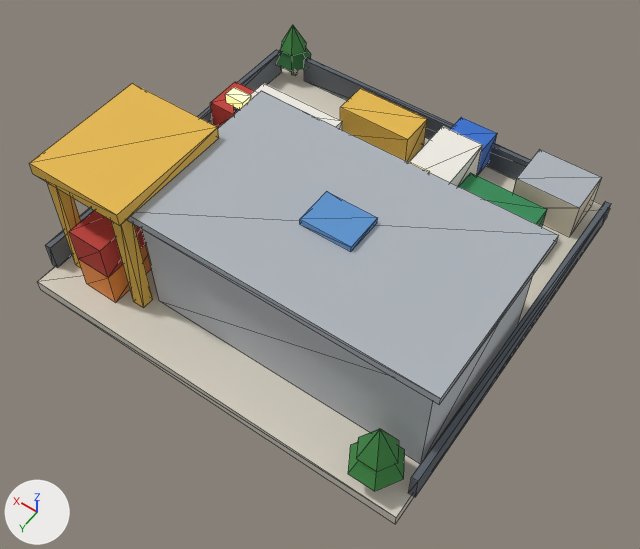
What one commit did to the glTF model public/models/33.glb.
Rendered twice from a 50 mm camera at (-0.751, 1.105, 1.622) aimed at (-0.05, 0.124, 0.08). Every picture has the same lights, and +X, +Y and +Z are marked at lower left. The first picture is the older version. Mesh edges are drawn as thin lines. Vertices at exactly the same position are counted once.

The older version as bpy lines, for what is in view:
```python
me_b33 = bpy.data.meshes.new('b33')
me_b33.from_pydata(...)  # 378 vertices, 438 faces; spans x -0.488..0.493, y -0.485..0.482, z 0.0..0.36
me_b33.materials.append(mat_paving)
me_b33.materials.append(mat_wall_grey)
me_b33.materials.append(mat_roof_flat)
me_b33.materials.append(mat_slab)
me_b33.materials.append(mat_wall_yellow)
me_b33.materials.append(mat_glow_window)
me_b33.materials.append(mat_glass_dark)
me_b33.materials.append(mat_glass_blue)
me_b33.materials.append(mat_wall_beige)
me_b33.materials.append(mat_roof_dark)
me_b33.materials.append(mat_wall_blue)
me_b33.materials.append(mat_sign_orange)
me_b33.materials.append(mat_wall_red)
me_b33.materials.append(mat_wall_green)
me_b33.materials.append(mat_metal_dark)
me_b33.materials.append(mat_white)
me_b33.materials.append(mat_sign_blue)
me_b33.materials.append(mat_black)
me_b33.materials.append(mat_wall_cream)
me_b33.materials.append(mat_lamp_pole)
me_b33.materials.append(mat_glow_lamp)
me_b33.materials.append(mat_trunk)
me_b33.materials.append(mat_tree_green)
me_b33.materials.append(mat_tree_dark)
ob_b33 = bpy.data.objects.new('b33', me_b33)
ob_b33.location = (0.0, 0.0, 0.0)
```
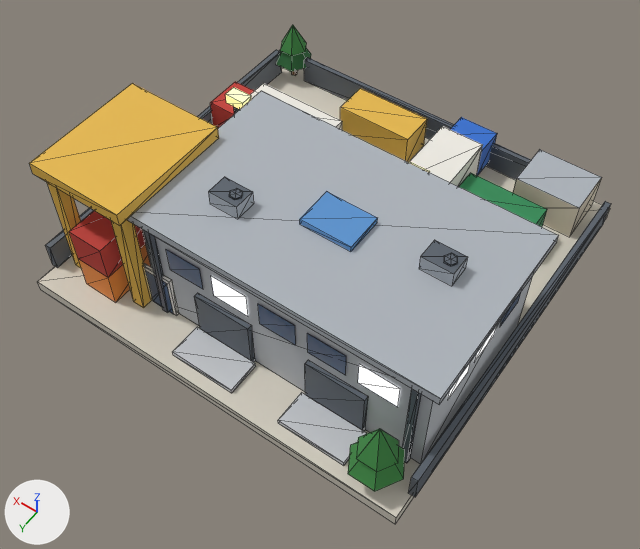
Location of each change, [x1, y1, x2, y2] in pixels of the pictures (640 x 549 px):
part 1 of me_b33, added: after [305, 360, 368, 431]
part 2 of me_b33, added: after [194, 293, 255, 362]
part 3 of me_b33, added: after [403, 389, 421, 463]
part 4 of me_b33, added: after [144, 230, 169, 313]
part 5 of me_b33, added: after [419, 240, 467, 286]
part 6 of me_b33, added: after [208, 177, 254, 219]
part 7 of me_b33, added: after [278, 392, 367, 466]
part 8 of me_b33, added: after [173, 327, 256, 393]
part 9 of me_b33, added: after [143, 264, 179, 316]
part 10 of me_b33, added: after [146, 188, 521, 407]

Patch to the scene script:
```diff
--- a/public/models/33.glb.py
+++ b/public/models/33.glb.py
@@ mat_concrete @@
+mat_concrete = bpy.data.materials.new('concrete')
+# nodes: BsdfPrincipled, Mix, OutputMaterial, VertexColor
+# colours: light grey #c9ccd0, mixed with the vertex colours
@@ mat_metal @@
+mat_metal = bpy.data.materials.new('metal')
+# nodes: BsdfPrincipled, Mix, OutputMaterial, VertexColor
+# colours: grey #a9b0b8, mixed with the vertex colours
@@ me_b33 @@
-me_b33.from_pydata(...)  # 378 vertices, 438 faces; spans x -0.488..0.493, y -0.485..0.482, z 0.0..0.36
+me_b33.from_pydata(...)  # 532 vertices, 598 faces; spans x -0.488..0.493, y -0.485..0.482, z 0.0..0.369
+# me_b33 part 1: the loose piece of 8 vertices spanning x -0.405..-0.275, y -0.052..-0.038, z 0.03..0.17 is copied, and the copy is scaled about its middle by (1.08, 0.8, 0.929), then moved by (0.08, 0.41, -0.005), in mat_metal_dark; it spans x -0.33..-0.19, y 0.359..0.371, z 0.03..0.16
+# me_b33 part 2: the loose piece of 8 vertices spanning x -0.48..0.48, y -0.48..0.48, z 0.0..0.03 is copied, and the copy is scaled about its middle by (0.146, 0.0125, 4.33), then moved by (0.02, 0.365, 0.08), in mat_metal_dark; it spans x -0.05..0.09, y 0.359..0.371, z 0.03..0.16
+# me_b33 part 3: the loose piece of 8 vertices spanning x -0.46..0.22, y -0.04..0.36, z 0.03..0.31 is copied, and the copy is scaled about its middle by (0.0206, 0.03, 1), then moved by (-0.31, 0.208, 0.0), in mat_metal_dark; it spans x -0.437..-0.423, y 0.362..0.374, z 0.03..0.31
+# me_b33 part 4: the loose piece of 8 vertices spanning x 0.235..0.265, y 0.125..0.155, z 0.03..0.33 is copied, and the copy is scaled about its middle by (0.467, 0.4, 0.933), then moved by (-0.06, 0.228, -0.01), in mat_metal_dark; it spans x 0.183..0.197, y 0.362..0.374, z 0.03..0.31
+# me_b33 part 5: the loose piece of 8 vertices spanning x -0.18..-0.06, y 0.115..0.205, z 0.33..0.344 is copied, and the copy is scaled about its middle by (0.583, 0.556, 2.5), then moved by (-0.22, -0.02, 0.01); it spans x -0.375..-0.305, y 0.115..0.165, z 0.33..0.365
+# me_b33 part 6: the loose piece of 8 vertices spanning x 0.23..0.29, y 0.23..0.29, z 0.26..0.33 is copied, and the copy is scaled about its middle by (1.17, 0.833, 0.5), then moved by (-0.18, -0.02, 0.053); it spans x 0.045..0.115, y 0.215..0.265, z 0.33..0.365
+# me_b33 part 7: the loose piece of 8 vertices spanning x -0.48..0.24, y -0.06..0.38, z 0.31..0.33 is copied, and the copy is scaled about its middle by (0.222, 0.182, 0.6), then moved by (-0.14, 0.25, -0.284), in mat_concrete; it spans x -0.34..-0.18, y 0.37..0.45, z 0.03..0.042
+# me_b33 part 8: the loose piece of 8 vertices spanning x 0.235..0.265, y 0.365..0.395, z 0.03..0.33 is copied, and the copy is scaled about its middle by (5.33, 2.67, 0.04), then moved by (-0.23, 0.03, -0.144), in mat_concrete; it spans x -0.06..0.1, y 0.37..0.45, z 0.03..0.042
+# me_b33 part 9: the loose piece of 8 vertices spanning x 0.235..0.265, y 0.365..0.395, z 0.03..0.33 is copied, and the copy is scaled about its middle by (2.53, 0.267, 0.4), then moved by (-0.05, -0.016, -0.09), in mat_white; it spans x 0.162..0.238, y 0.36..0.368, z 0.03..0.15
+# me_b33 part 10: 74 vertices added at x -0.463..0.23, y 0.022..0.369, z 0.03..0.369
+# other edits to the shape of me_b33 do not show in these pictures
 me_b33.materials.append(mat_paving)
@@ me_b33 @@
 me_b33.materials.append(mat_tree_dark)
+me_b33.materials.append(mat_concrete)
+me_b33.materials.append(mat_metal)
```
